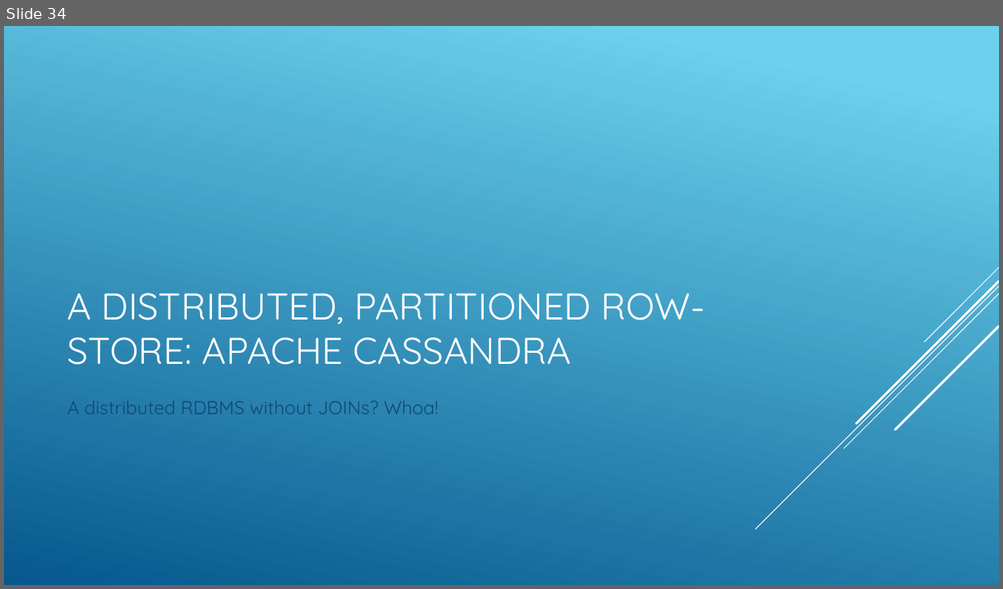
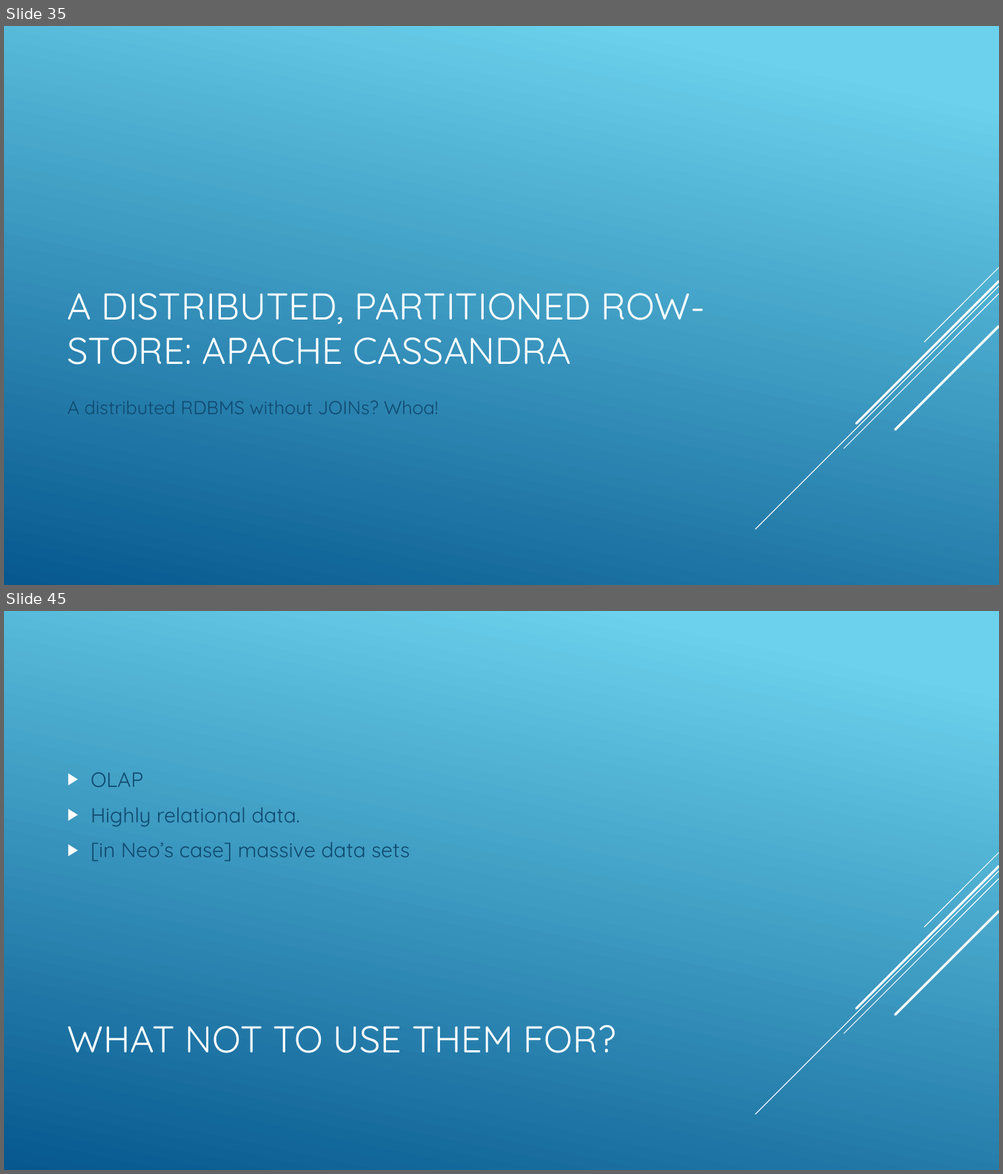
Before and after one commit to jbreyer/Polyglot, a slide deck: Polyglot Persistence and NOSQL.pptx. Shown one above the other, each under a label of ours: slide 34 before the commit, slides 35 and 45 after it; the slides between them are not shown. The pictures are 1003x589 and 1003x1174 pixels, drawn with LibreOffice and Linux fonts; fonts in the diff are those of the drawing. Boxes give left, top, right and bottom in pixels: in the first picture for what was removed or moved away, otherwise in the second. Text is boxed around its words. In the diff, an @@ line names an element or a change of style, - is before the commit and + after.

```diff
--- a/Polyglot Persistence and NOSQL.pptx
+++ b/Polyglot Persistence and NOSQL.pptx
@@ slide 45 added at [4,611,999,1170], background gradient #6ED2EB to #06588E; not listed: 5 template elements that a slide beside it also shows @@
@@ text added at [91,772,410,861], 20 pt, text #0F496F @@
+▶ OLAP
+▶ Highly relational data.
+▶ [in Neo’s case] massive data sets
@@ title added at [68,1025,616,1054], 36 pt, text #FFFFFF @@
+WHAT NOT TO USE THEM FOR?
@@ what was slide 34 is now slide 35 @@
```
Also in this commit, not shown: 6 slides changed, 19 other slides added, 1 slide removed.
